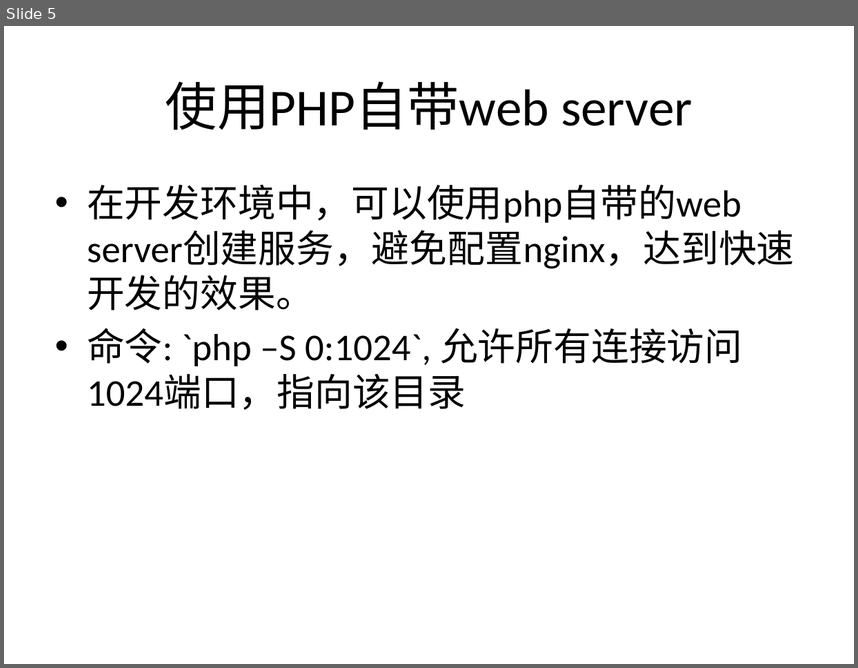
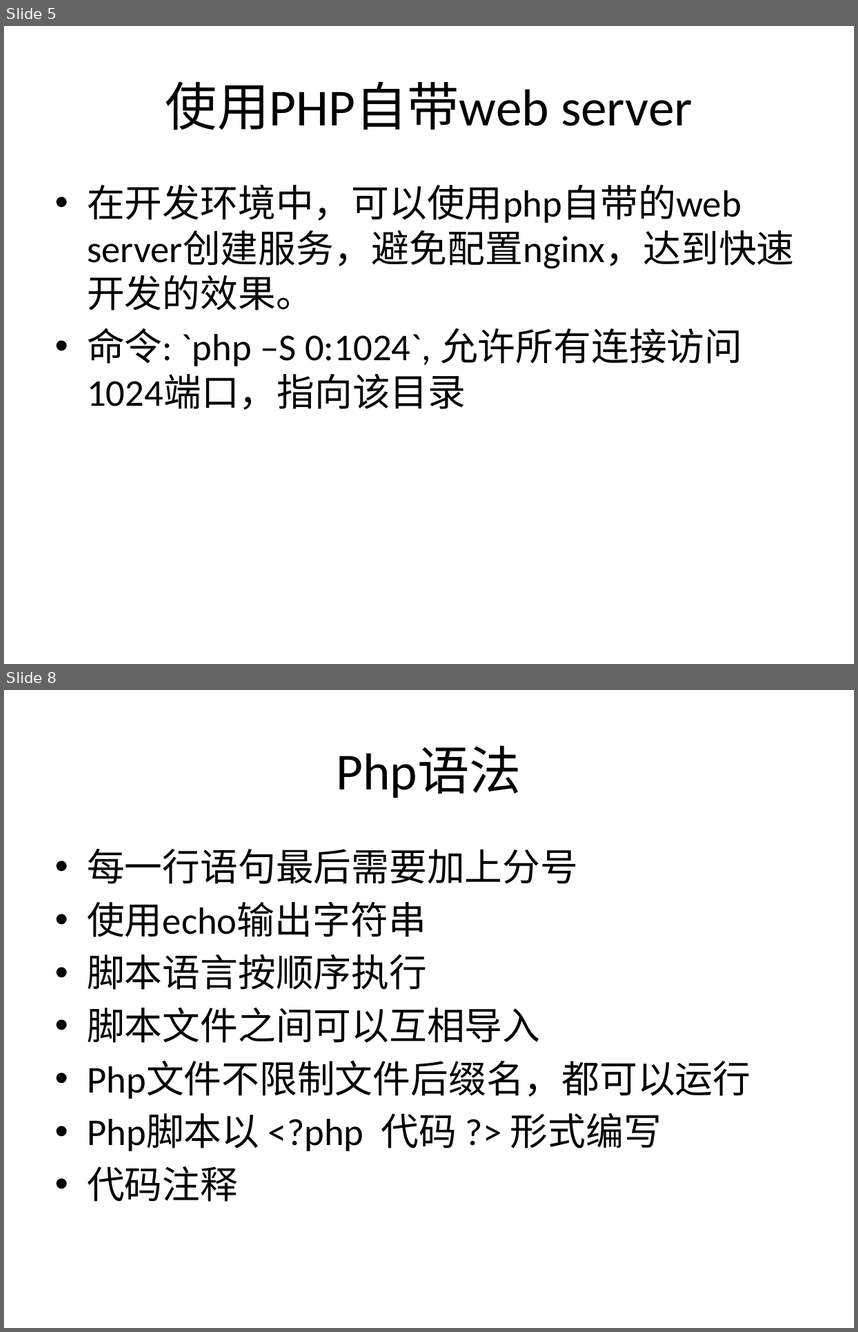
Before and after one commit to zhan3333/php-example, a slide deck: doc/ppt/lnmp.pptx. Shown one above the other, each under a label of ours: slide 5 before the commit, slides 5 and 8 after it; the slides between them are not shown. The pictures are 858x668 and 858x1332 pixels, drawn with LibreOffice and Linux fonts; fonts in the diff are those of the drawing. Boxes give left, top, right and bottom in pixels: in the first picture for what was removed or moved away, otherwise in the second. Text is boxed around its words. In the diff, an @@ line names an element or a change of style, - is before the commit and + after.

Commit message:
增加上课时编写代码

```diff
--- a/doc/ppt/lnmp.pptx
+++ b/doc/ppt/lnmp.pptx
@@ slide 8 added at (x1=4, y1=690, x2=854, y2=1328), background #FFFFFF @@
@@ title added at (x1=337, y1=746, x2=522, y2=798), 44 pt, text #000000 @@
+Php语法
@@ text added at (x1=87, y1=849, x2=751, y2=1201), 32 pt, text #000000 @@
+• 每一行语句最后需要加上分号
+• 使用echo输出字符串
+• 脚本语言按顺序执行
+• 脚本文件之间可以互相导入
+• Php文件不限制文件后缀名，都可以运行
+• Php脚本以 <?php 代码 ?> 形式编写
+• 代码注释
```
Also in this commit, not shown: 3 slides changed, 7 other slides added, 19 other files.
